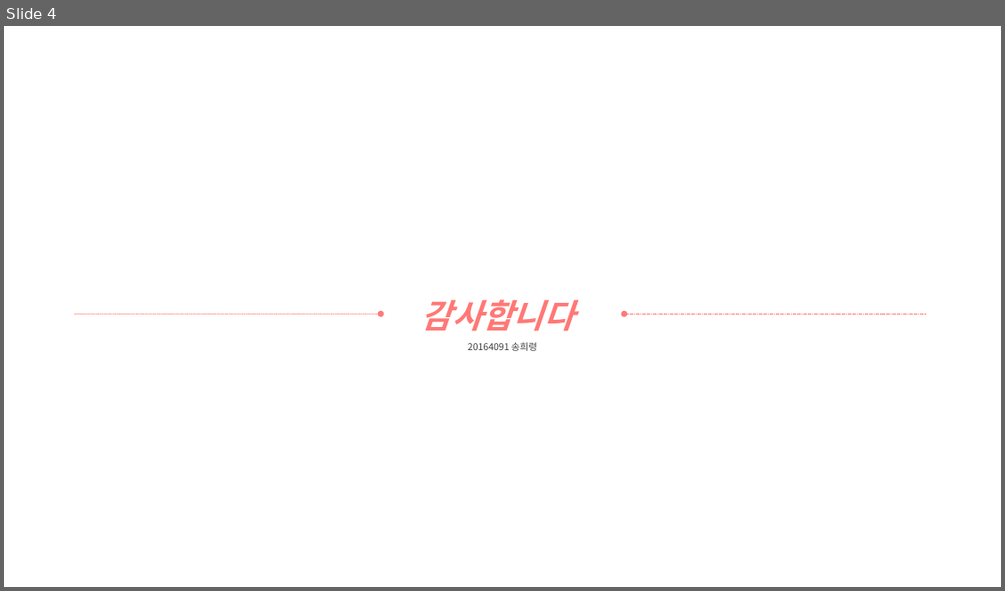
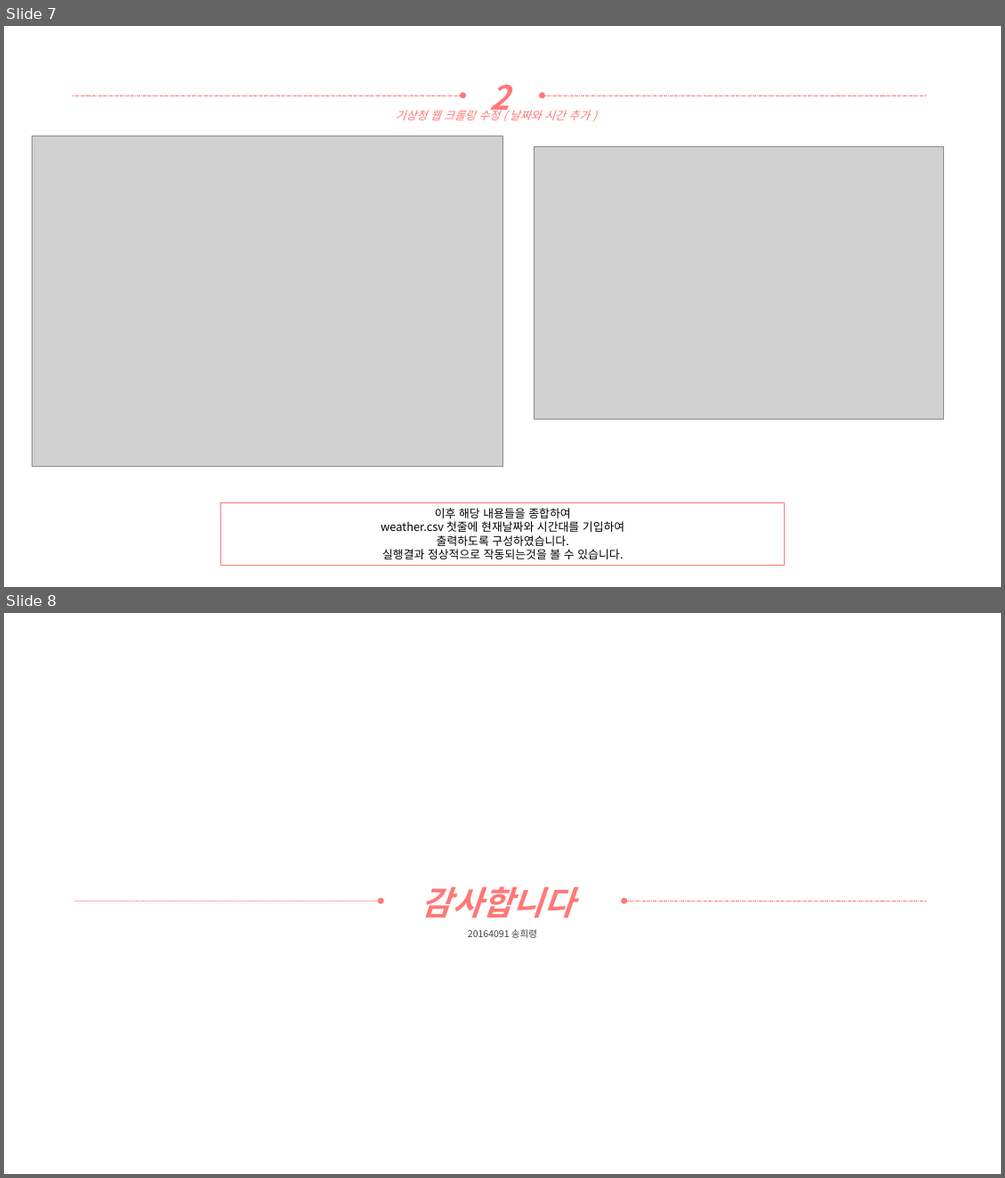
Before and after one commit to yooatom2200/Programing_Base_2, a slide deck: 3장/20164091-송희령-3주차 과제.pptx. Shown one above the other, each under a label of ours: slide 4 before the commit, slides 7 and 8 after it. The pictures are 1005x591 and 1005x1178 pixels, drawn with LibreOffice and Linux fonts; fonts in the diff are those of the drawing; grey boxes stand for pictures. Boxes give left, top, right and bottom in pixels: in the first picture for what was removed or moved away, otherwise in the second. Text is boxed around its words. In the diff, an @@ line names an element or a change of style, - is before the commit and + after.

```diff
--- a/3장/20164091-송희령-3주차 과제.pptx
+++ b/3장/20164091-송희령-3주차 과제.pptx
@@ slide 7 added at bbox=[4, 26, 1001, 587], background #FFFFFF @@
@@ arrow added from (73, 95) to (463, 95), #FF7876 0.5 pt dashed @@
@@ text added at bbox=[489, 85, 509, 119], 32 pt, text #FF7876, bold, italic @@
+2
@@ arrow added from (926, 95) to (542, 95), #FF7876 0.5 pt dashed @@
@@ text added at bbox=[396, 108, 590, 120], 11 pt, text #FF7876, italic @@
+기상청 웹 크롤링 수정 ( 날짜와 시간 추가 )
@@ picture added at bbox=[32, 136, 502, 467] @@
@@ picture added at bbox=[534, 146, 944, 418] @@
@@ rectangle added at bbox=[221, 502, 785, 565], outline #FF7876 1 pt, 11 pt, text #000000 @@
+이후 해당 내용들을 종합하여
+weather.csv 첫줄에 현재날짜와 시간대를 기입하여
+출력하도록 구성하였습니다.
+실행결과 정상적으로 작동되는것을 볼 수 있습니다.
@@ what was slide 4 is now slide 8 @@
```
Also in this commit, not shown: 3 other slides added, 2 other files.
